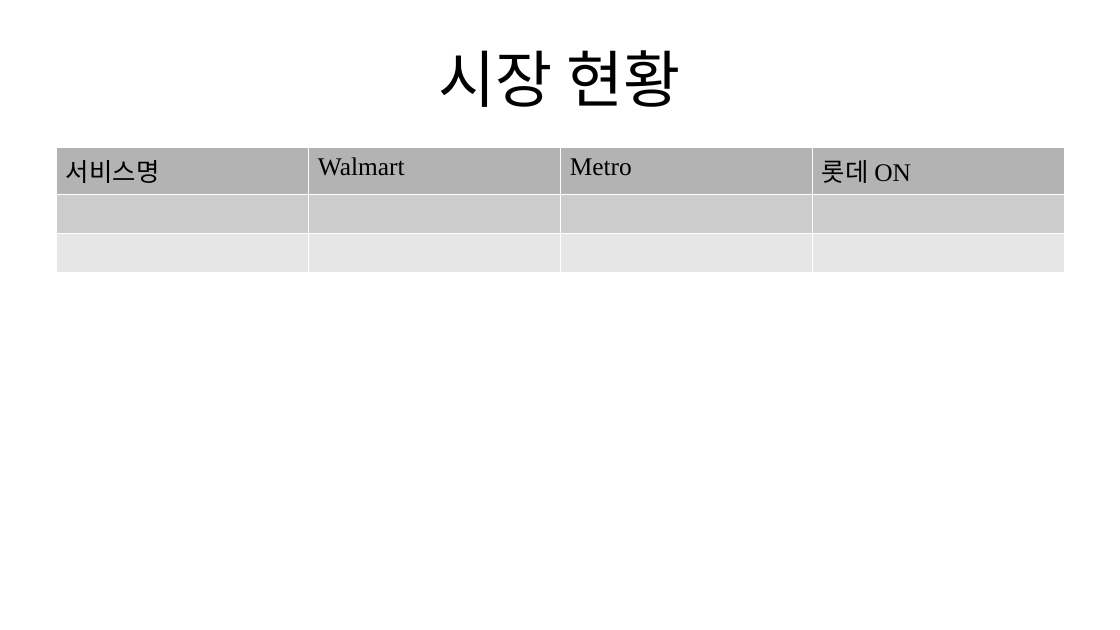
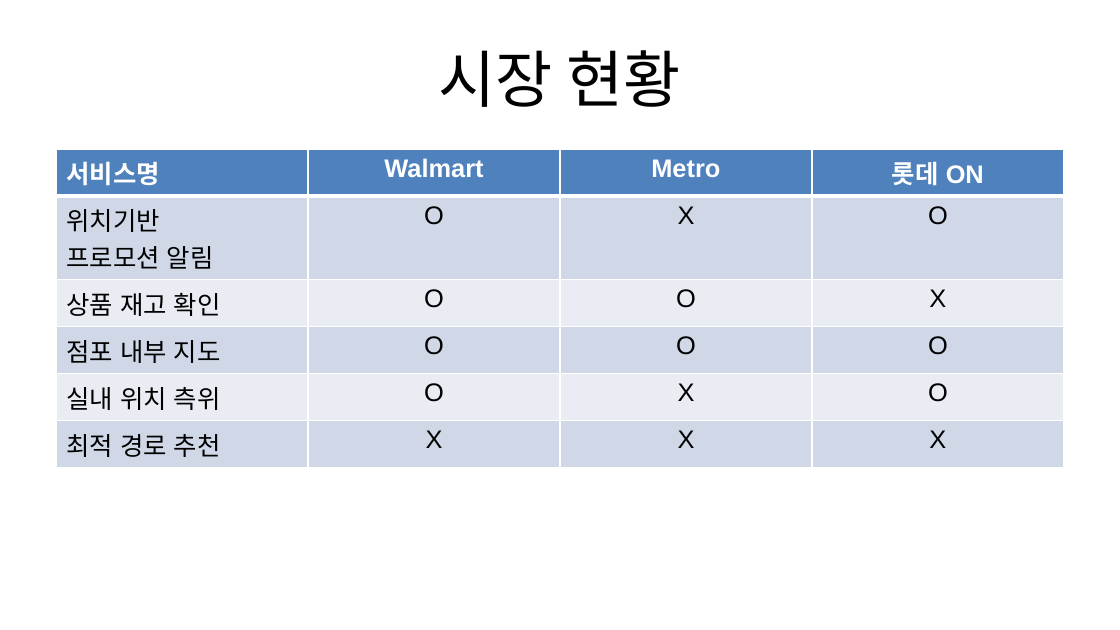
Before and after one commit to BerryWell/CapstoneDesign-2019-02, a slide deck: slide 4 of 발표 자료_3주차.pptx. Drawn at 1120x630 pixels with LibreOffice and Linux fonts; fonts in the diff are those of the drawing. Boxes give left, top, right and bottom in pixels: in the first picture for what was removed or moved away, otherwise in the second. Text is boxed around its words. In the diff, an @@ line names an element or a change of style, - is before the commit and + after.

```diff
--- a/발표 자료_3주차.pptx
+++ b/발표 자료_3주차.pptx
@@ table removed at [56,147,1064,260], 3 rows, 4 columns @@
-서비스명 | Walmart | Metro | 롯데 ON
- |  |  | 
- |  |  | 
@@ table added at [56,149,1064,461], 6 rows, 4 columns @@
+서비스명 | Walmart | Metro | 롯데 ON
+위치기반 프로모션 알림 | O | X | O
+상품 재고 확인 | O | O | X
+점포 내부 지도 | O | O | O
+실내 위치 측위 | O | X | O
+최적 경로 추천 | X | X | X
```
Also in this commit, not shown: 4 other slides changed, 4 slides added, 1 other file.
